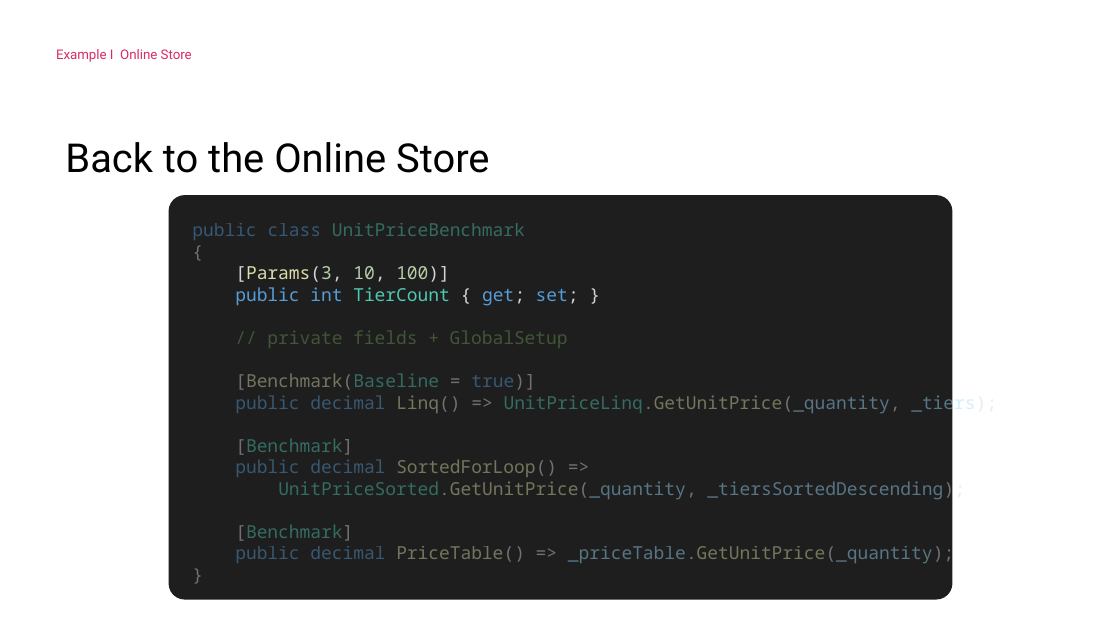
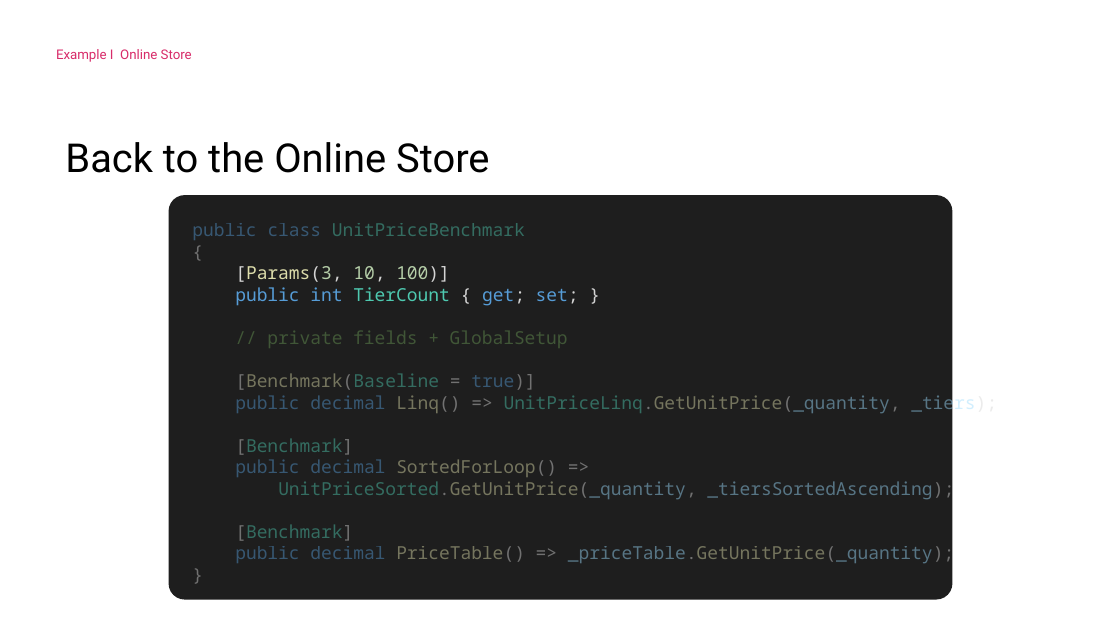
Before and after one commit to ILikeSahne/PerformanceOptimizationsInCSharp, a slide deck: slide 61 of Powerpoint.pptx (slide 62 before the commit). Drawn at 1120x630 pixels with LibreOffice and Linux fonts; fonts in the diff are those of the drawing; background and template pictures are left out. Boxes give left, top, right and bottom in pixels: in the first picture for what was removed or moved away, otherwise in the second. Text is boxed around its words. In the diff, an @@ line names an element or a change of style, - is before the commit and + after.

```diff
--- a/Powerpoint.pptx
+++ b/Powerpoint.pptx
@@ text in rounded rectangle at [278, 478, 954, 500]: text changed @@
-UnitPriceSorted.GetUnitPrice(_quantity, _tiersSortedDescending);
+UnitPriceSorted.GetUnitPrice(_quantity, _tiersSortedAscending);
```
Also in this commit, not shown: 11 other slides changed, 36 slides added, 1 slide removed, 11 other files.
